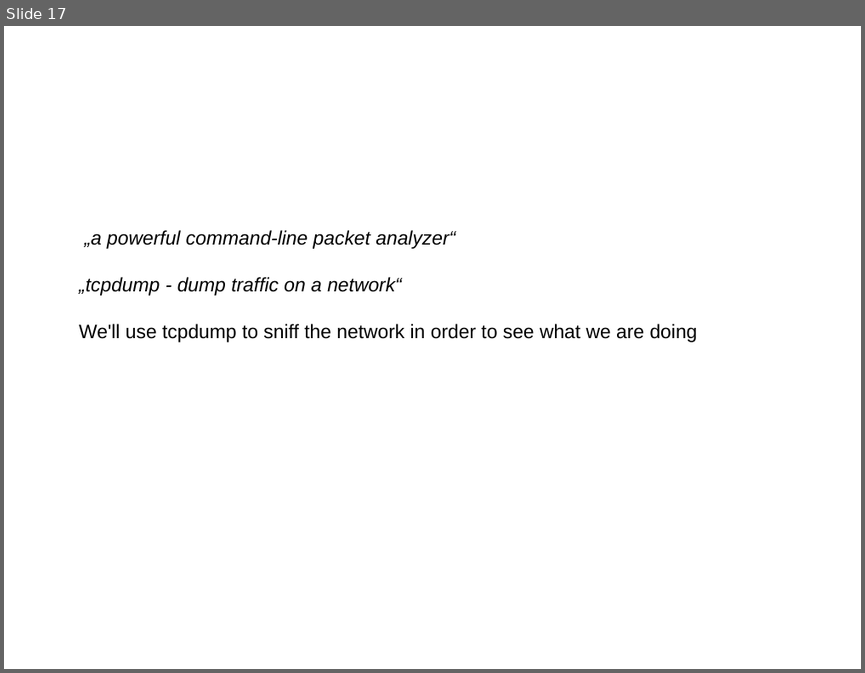
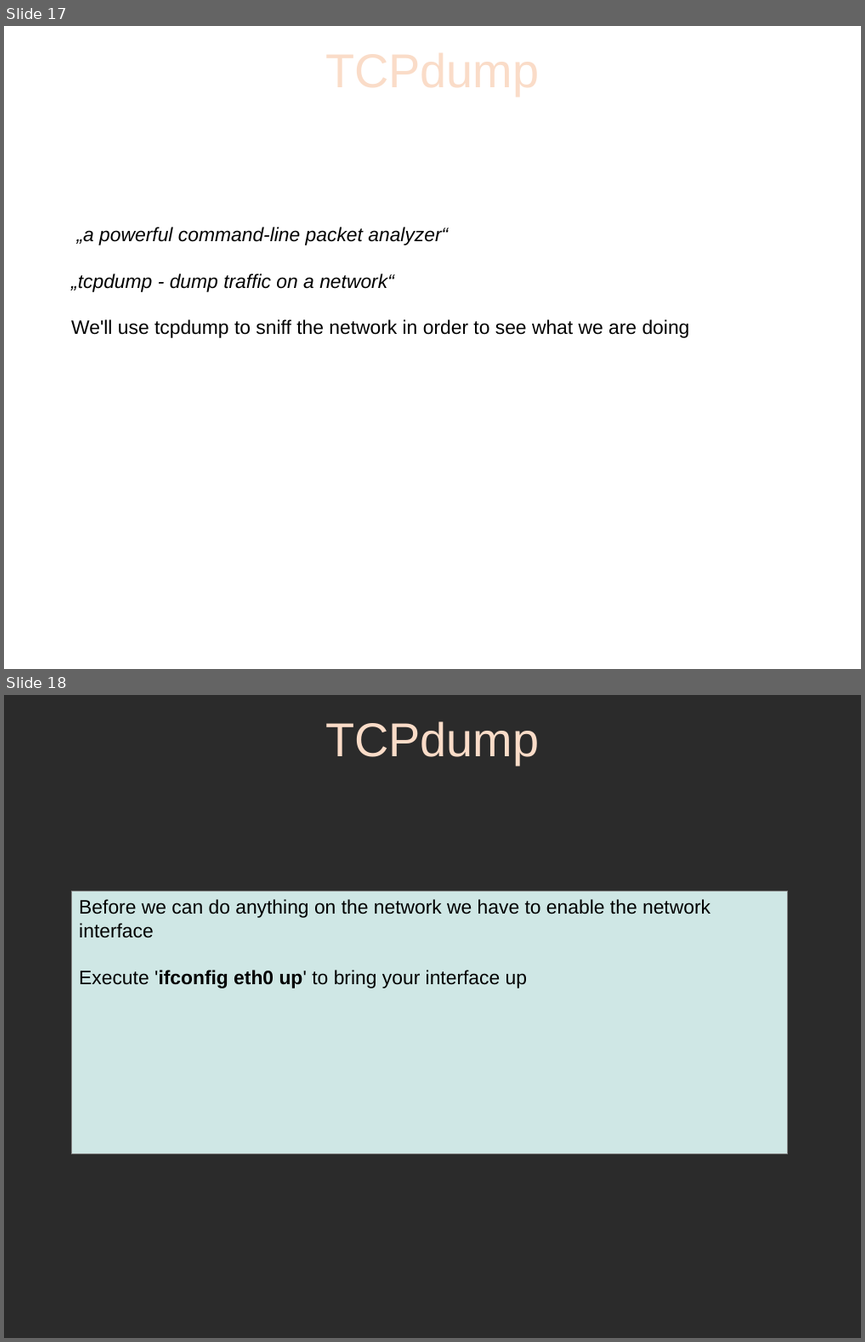
Before and after one commit to sphaero/workshops, a slide deck: Networking/presentation.odp. Shown one above the other, each under a label of ours: slide 17 before the commit, slides 17 and 18 after it. The pictures are 865x673 and 865x1342 pixels, drawn with LibreOffice and Linux fonts; fonts in the diff are those of the drawing; background and template pictures are left out; a plain dark background stands for a picture behind light text. Boxes give left, top, right and bottom in pixels: in the first picture for what was removed or moved away, otherwise in the second. Text is boxed around its words. In the diff, an @@ line names an element or a change of style, - is before the commit and + after.

```diff
--- a/Networking/presentation.odp
+++ b/Networking/presentation.odp
@@ slide 18 added at (4,695,861,1338), background picture (left out) @@
@@ title added at (325,721,539,765), 44 pt, text #FADCC8 @@
+TCPdump
@@ rectangle added at (72,891,788,1155), fill #CFE7E5, outline #808080 0 pt, 18 pt, text #000000 @@
+Before we can do anything on the network we have to enable the network interface
+Execute 'ifconfig eth0 up' to bring your interface up
@@ slide 17 changed as well @@
@@ title "TCPdump" at (71,273,152,292): font Cabin to Arial, text colour #FFFFFF to #FADCC8 @@
@@ text "„a powerful command-line packet analyzer“": place and size @@
-text "„a powerful command-line packet analyzer“" at (79,230,698,342)
+text "„a powerful command-line packet analyzer“" at (71,227,690,338)
```
Also in this commit, not shown: 51 other slides changed, 6 other slides added, 1 slide removed.
